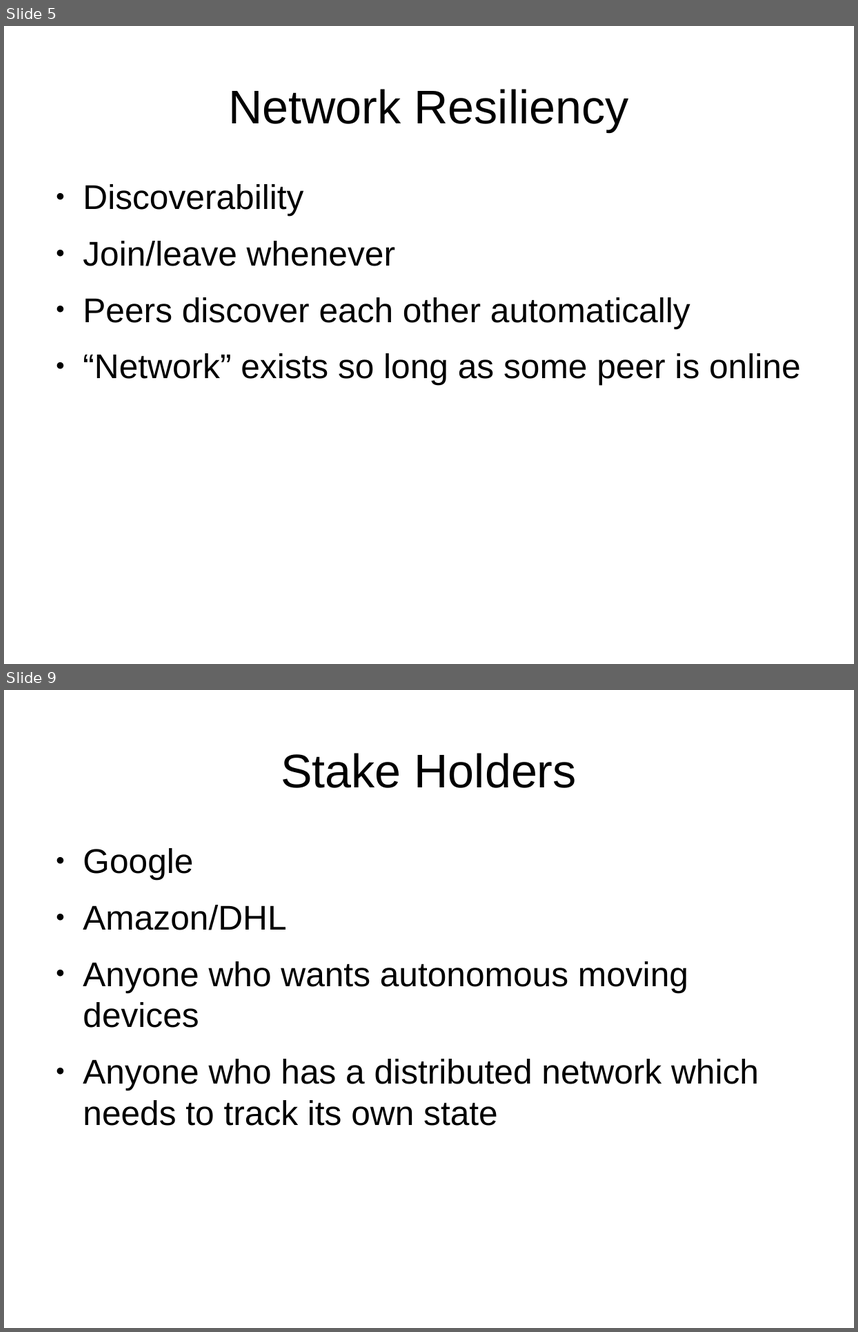
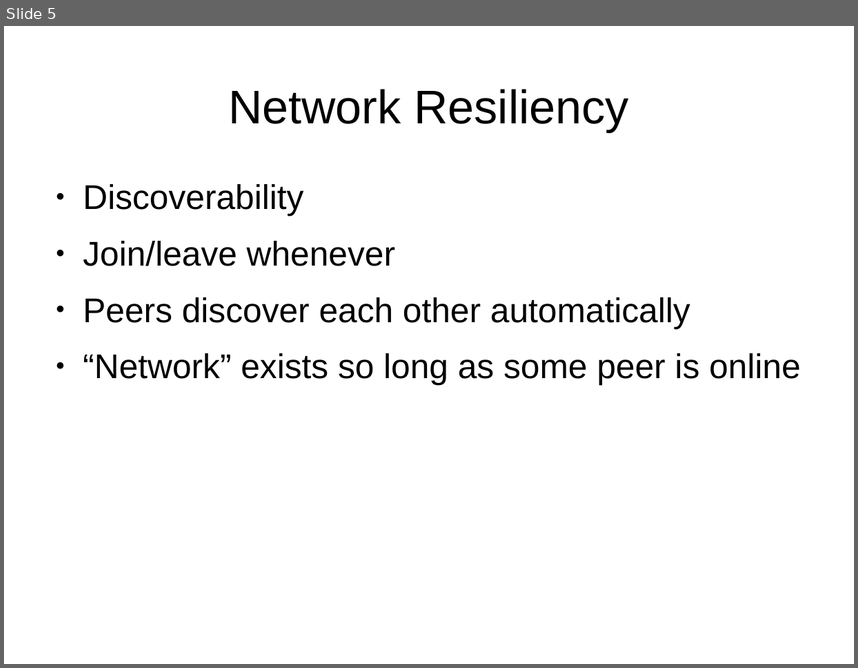
Before and after one commit to andrewazores/Capstone, a slide deck: documentation/problem_statement_presentation.odp. Shown one above the other, each under a label of ours: slides 5 and 9 before the commit, slide 5 after it; the slides between them are not shown. The pictures are 858x1332 and 858x668 pixels, drawn with LibreOffice and Linux fonts; fonts in the diff are those of the drawing. Boxes give left, top, right and bottom in pixels: in the first picture for what was removed or moved away, otherwise in the second. Text is boxed around its words. In the diff, an @@ line names an element or a change of style, - is before the commit and + after.

Commit message:
Edit Problem Statement
changed presentation to focus more on the algorithm instead of the application
added skynet picture
added further explanation of what we are actually doing

```diff
--- a/documentation/problem_statement_presentation.odp
+++ b/documentation/problem_statement_presentation.odp
@@ slide 9 removed at bbox=[4, 690, 854, 1328], background #FFFFFF @@
@@ title removed at bbox=[281, 753, 577, 788] @@
-Stake Holders
@@ text removed at bbox=[83, 848, 759, 1125] @@
-● Google
-● Amazon/DHL
-● Anyone who wants autonomous moving devices
-● Anyone who has a distributed network which needs to track its own state
```
Also in this commit, not shown: 4 slides changed, 4 slides added, 2 other slides removed.
